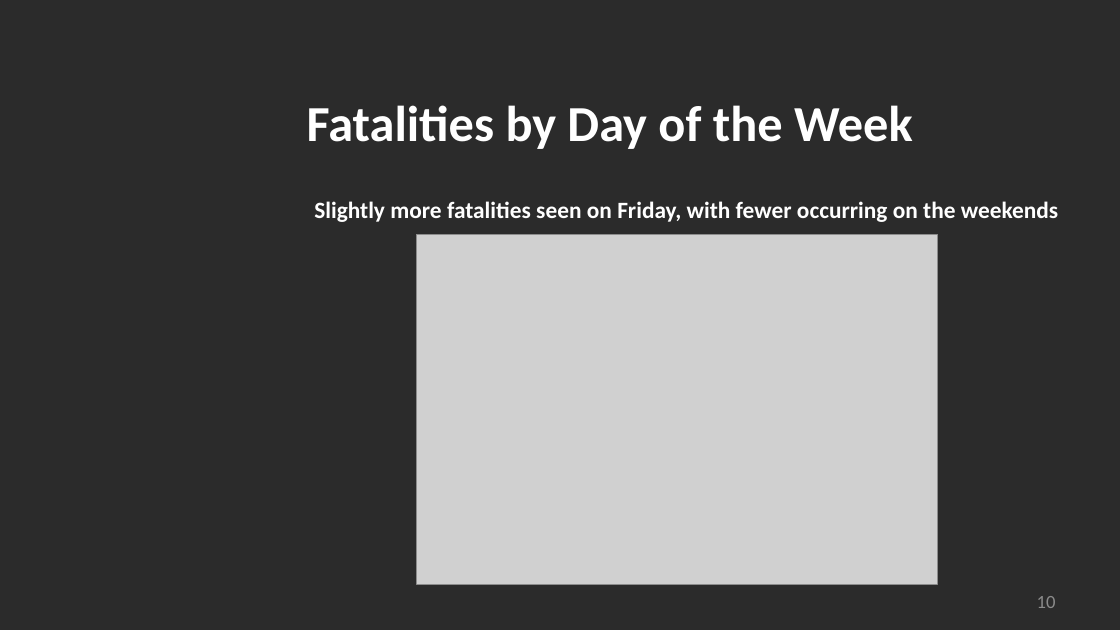
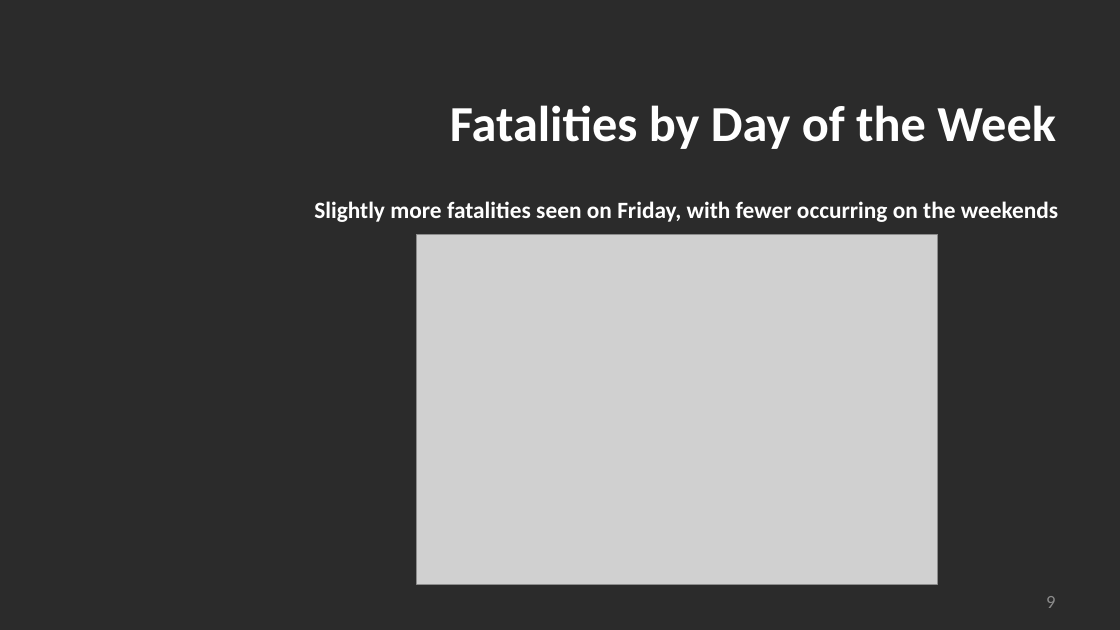
Before and after one commit to madams11/DataR-Project, a slide deck: slide 9 of US Bicycle Fatalities_Group 4.pptx (slide 10 before the commit). Drawn at 1120x630 pixels with LibreOffice and Linux fonts; fonts in the diff are those of the drawing; grey boxes stand for pictures; background and template pictures are left out; a plain dark background stands for a picture behind light text. Boxes give left, top, right and bottom in pixels: in the first picture for what was removed or moved away, otherwise in the second. Text is boxed around its words. In the diff, an @@ line names an element or a change of style, - is before the commit and + after.

```diff
--- a/US Bicycle Fatalities_Group 4.pptx
+++ b/US Bicycle Fatalities_Group 4.pptx
@@ title "Fatalities by Day of the ..." at bbox=[450, 105, 1056, 149]: alignment left to right @@
@@ page number at bbox=[1046, 596, 1055, 608]: text changed @@
-10
+9
```
Also in this commit, not shown: 8 other slides changed, 6 slides added, 3 slides removed.
